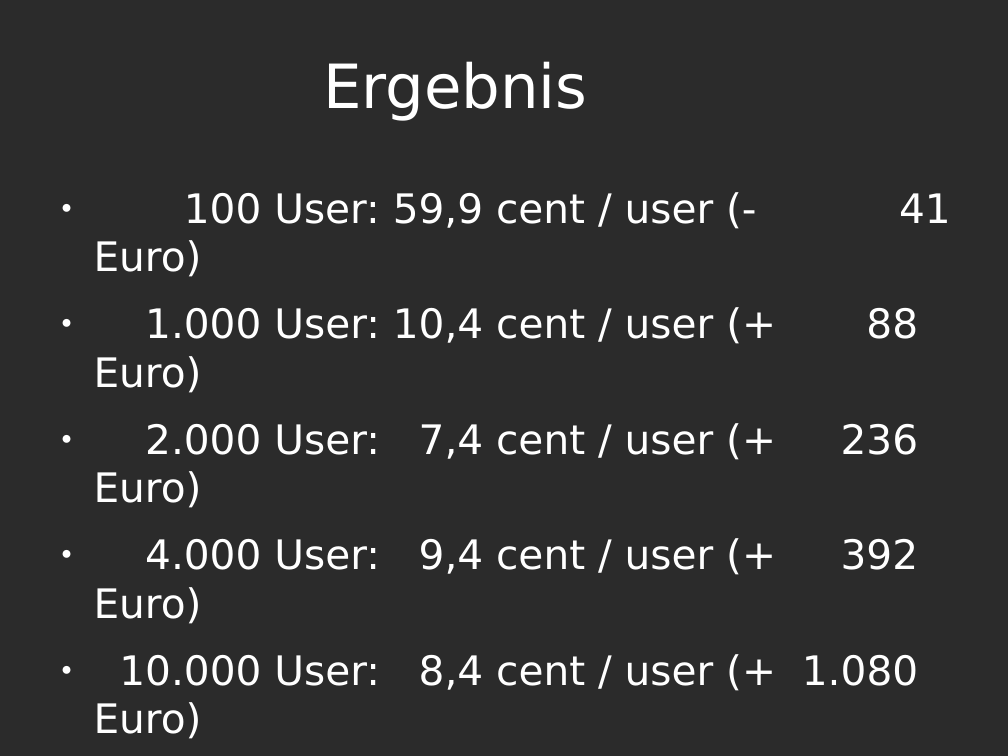
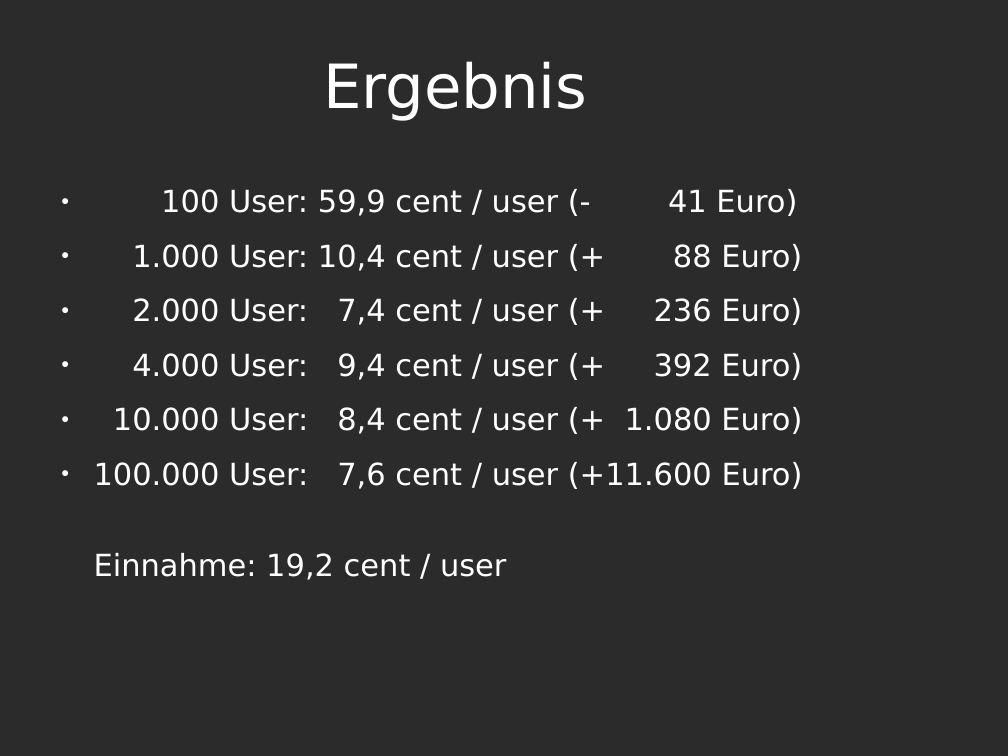
Before and after one commit to Slaan/seic, a slide deck: slide 12 of doku/1 - Projektleitung/3 - Präsentationen und Berichte/Financing/Financing.odp. Drawn at 1008x756 pixels with LibreOffice and Linux fonts; fonts in the diff are those of the drawing; background and template pictures are left out; a plain dark background stands for a picture behind light text. Boxes give left, top, right and bottom in pixels: in the first picture for what was removed or moved away, otherwise in the second. Text is boxed around its words. In the diff, an @@ line names an element or a change of style, - is before the commit and + after.

```diff
--- a/doku/1 - Projektleitung/3 - Präsentationen und Berichte/Financing/Financing.odp
+++ b/doku/1 - Projektleitung/3 - Präsentationen und Berichte/Financing/Financing.odp
@@ text "100 User: 59,9 cent / ..." at <box>94,189,803,580</box>: size 32 to 24 pt @@
```
Also in this commit, not shown: 7 other slides changed.
